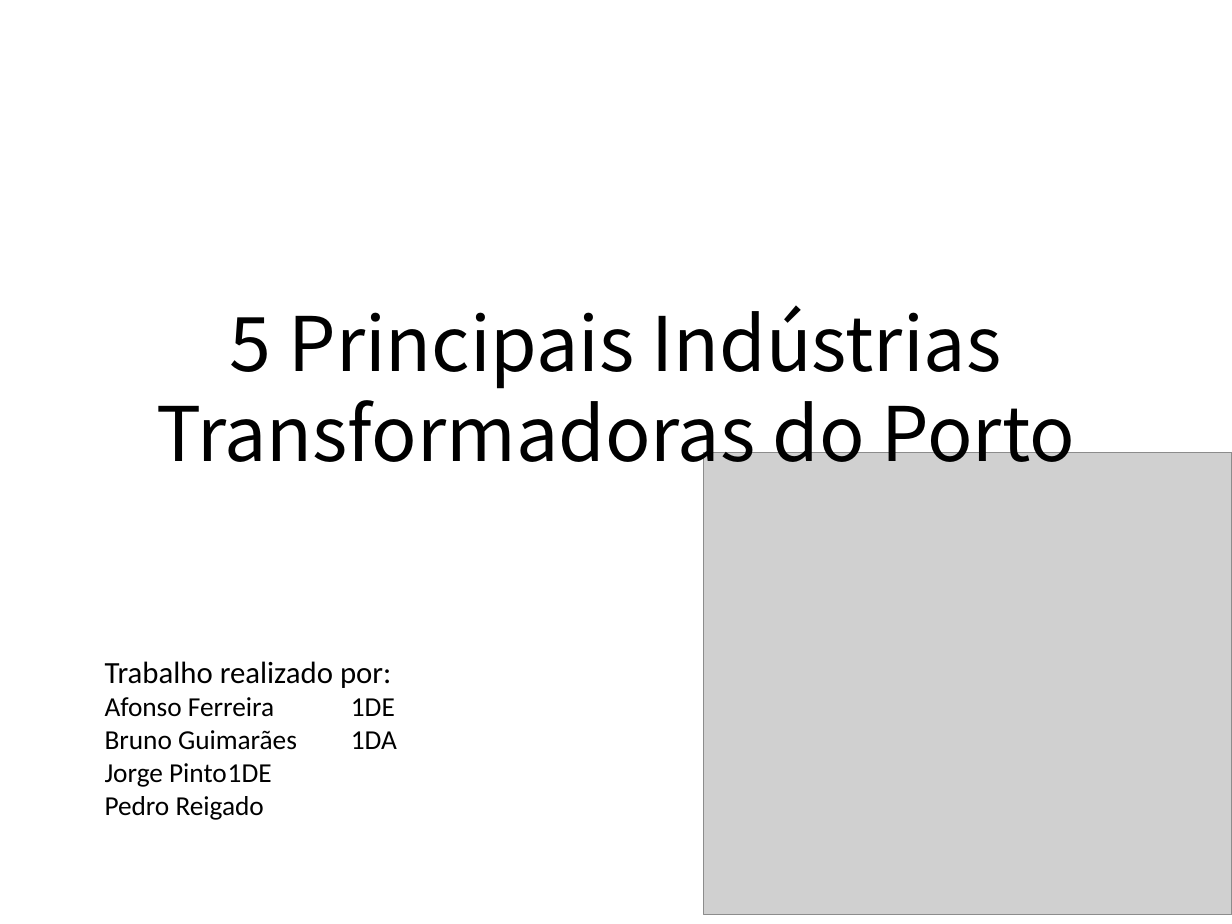
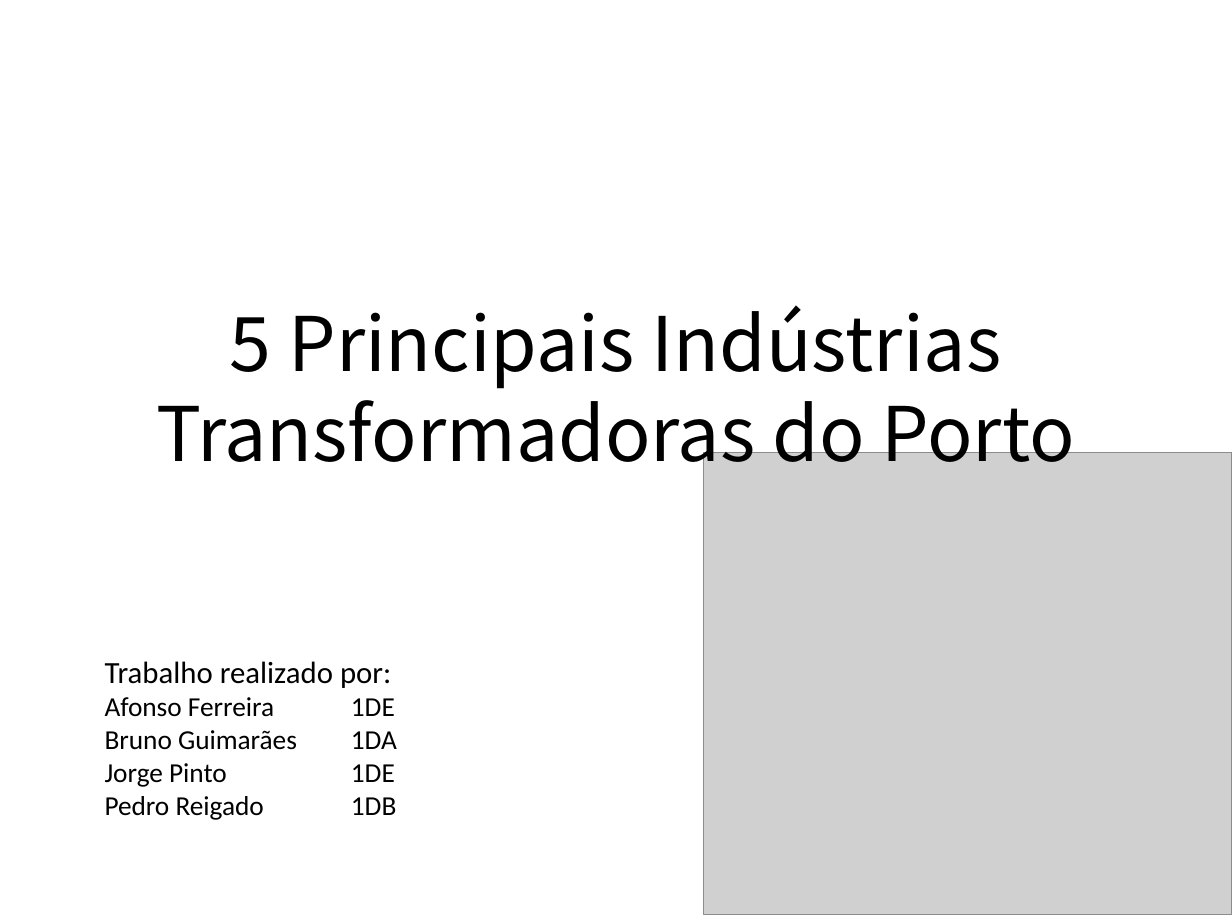
Before and after one commit to afonsoni/Micro-Projeto, a slide deck: slide 1 of 5 Principais Industrias Transformadoras do Porto.pptx. Drawn at 1232x924 pixels with LibreOffice and Linux fonts; fonts in the diff are those of the drawing; grey boxes stand for pictures. Boxes give left, top, right and bottom in pixels: in the first picture for what was removed or moved away, otherwise in the second. Text is boxed around its words. In the diff, an @@ line names an element or a change of style, - is before the commit and + after.

```diff
--- a/5 Principais Industrias Transformadoras do Porto.pptx
+++ b/5 Principais Industrias Transformadoras do Porto.pptx
@@ text at <box>105,796,396,820</box>: text changed @@
-Pedro Reigado
+Pedro Reigado 1DB
```
Also in this commit, not shown: 1 other slide changed.
